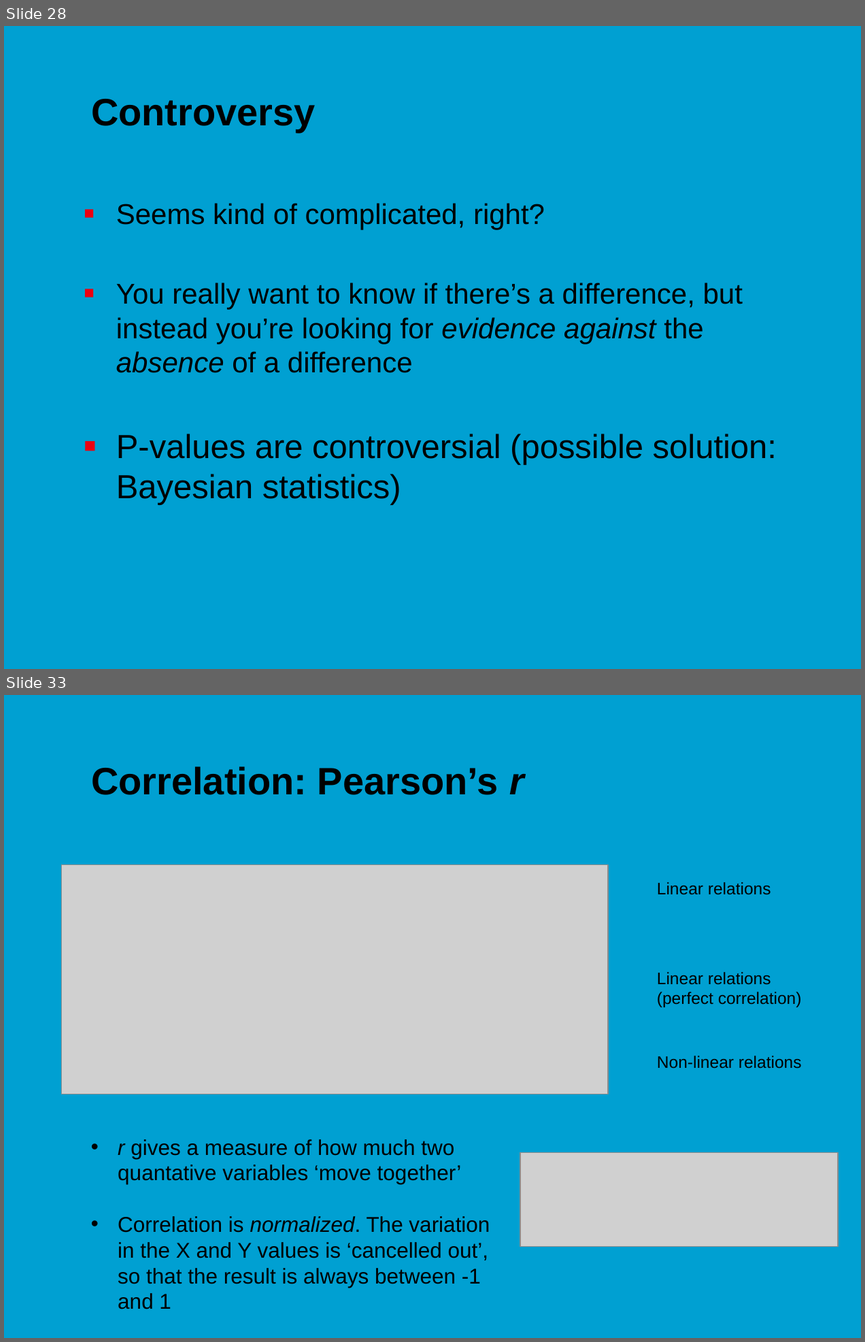
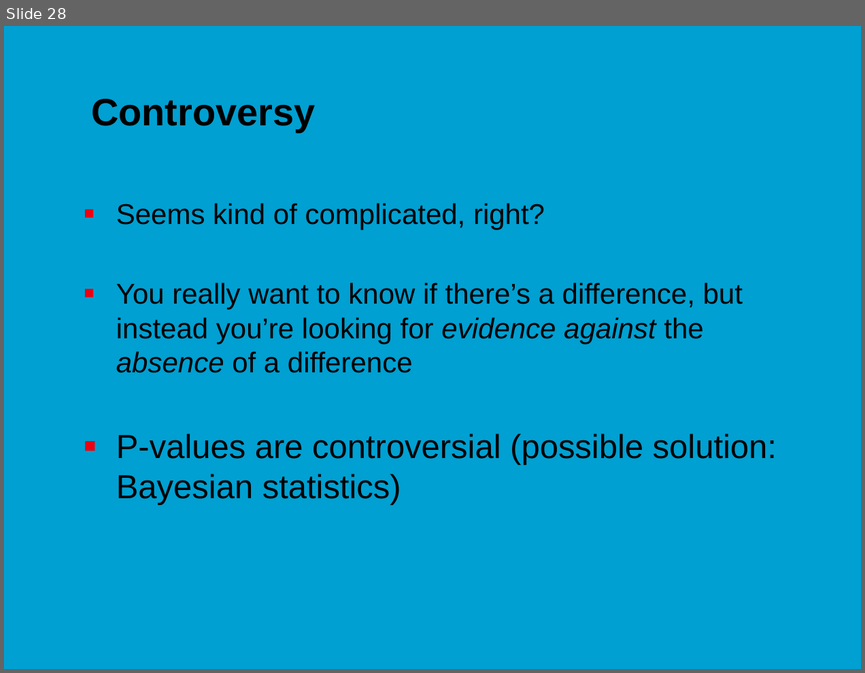
Before and after one commit to jonasmoons/data-driven-learning, a slide deck: slides/ddl-w4l2.pptx. Shown one above the other, each under a label of ours: slides 28 and 33 before the commit, slide 28 after it; the slides between them are not shown. The pictures are 865x1342 and 865x673 pixels, drawn with LibreOffice and Linux fonts; fonts in the diff are those of the drawing; grey boxes stand for pictures; background and template pictures are left out. Boxes give left, top, right and bottom in pixels: in the first picture for what was removed or moved away, otherwise in the second. Text is boxed around its words. In the diff, an @@ line names an element or a change of style, - is before the commit and + after.

```diff
--- a/slides/ddl-w4l2.pptx
+++ b/slides/ddl-w4l2.pptx
@@ slide 33 removed at <box>4,695,861,1338</box>, background picture (left out) @@
@@ title removed at <box>91,766,524,795</box> @@
-Correlation: Pearson’s r
@@ picture removed at <box>61,864,608,1094</box> @@
@@ text removed at <box>657,882,771,895</box> @@
-Linear relations
@@ text removed at <box>657,972,802,1007</box> @@
-Linear relations (perfect correlation)
@@ text removed at <box>657,1055,802,1068</box> @@
-Non-linear relations
@@ text removed at <box>118,1139,490,1309</box> @@
-• r gives a measure of how much two quantative variables ‘move together’
-• Correlation is normalized. The variation in the X and Y values is ‘cancelled out’, so that the result is always between -1 and 1
@@ picture removed at <box>520,1153,838,1246</box> @@
```
Also in this commit, not shown: 3 slides changed, 6 other slides removed, 6 other files.
